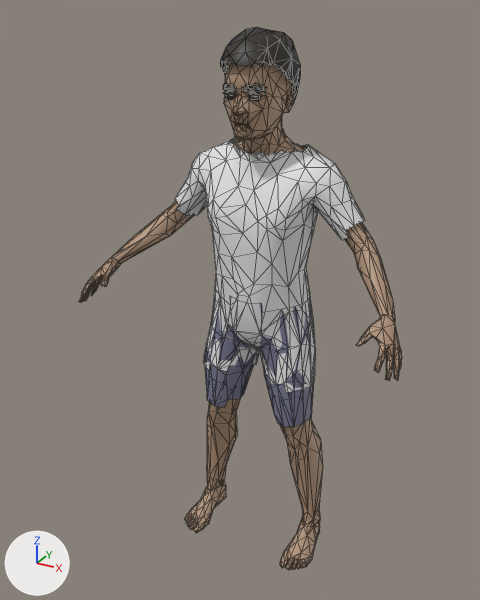
The glTF model godot/assets/humans/vat/child_02.glb: old version first, new version second.
Before and after are seen from a 50 mm camera at (0.717, -1.447, 1.44) aimed at (-0.033, -0.083, 0.758). The lights are fixed; the arrows at lower left show +X, +Y and +Z. The picture after the commit comes second. Mesh edges are drawn as thin lines. Vertices at exactly the same position are counted once.

Before the edit, the objects in view are built like this:
```python
me_base = bpy.data.meshes.new('base')
me_base.from_pydata(...)  # 2302 vertices, 3409 faces; spans x -0.425..0.425, y -0.277..0.089, z -0.001..1.402
# faces by material slot: [2324, 159, 48, 25, 224, 63, 566]
me_base.materials.append(mat_skin)  # beige #b3957c
me_base.materials.append(mat_hair)  # black #272119
me_base.materials.append(mat_eyes)  # white #f3f3f3
me_base.materials.append(mat_lashes)  # black #272727
me_base.materials.append(mat_lower)  # greyish blue #7c7c95
me_base.materials.append(mat_teeth)  # white #f3f1e7
me_base.materials.append(mat_top)  # white #e7e7e7
ob_crowd = bpy.data.objects.new('crowd', me_base)
ob_crowd.location = (0.0, 0.0, 0.0)
```
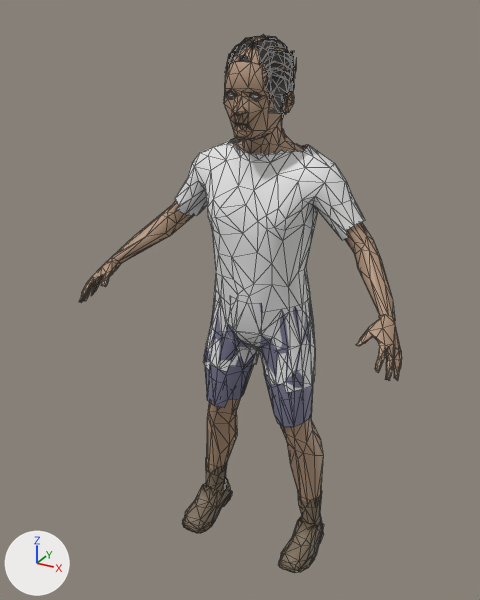
Where the change shows, as pixel boxes [x1, y1, x2, y2] in the pictures (480 x 600 px):
'crowd', reshaped: before [79, 27, 402, 570]; after [79, 34, 402, 573]
part 1 of me_base, rebuilt (21% wider): before [185, 480, 226, 533]; after [182, 478, 232, 533]
part 2 of me_base, rebuilt (10% wider): before [280, 517, 321, 570]; after [279, 517, 324, 573]
part 3 of me_base, rebuilt (12% narrower, 14% taller): before [220, 27, 300, 100]; after [224, 36, 294, 119]
part 4 of me_base, deleted: before [223, 82, 267, 100]
part 5 of me_base, reshaped: before [186, 94, 345, 206]; after [186, 34, 345, 206]
part 6 of me_base, built on: before [207, 345, 323, 527]; after [182, 345, 324, 573]
part 7 of me_base, reshaped: before [81, 258, 121, 298]; after [82, 258, 120, 297]
part 8 of me_base, reshaped: before [361, 314, 400, 378]; after [361, 315, 400, 375]

The change, as a list of edits to the scene's bpy script:
```text
Add mat_shoes:
    mat_shoes = principled_material('shoes')
    mat_shoes.base_color = (0.2, 0.15, 0.1)  # brown #7c6c59
Change me_base:
    used by ob_crowd; location = (0.0, 0.0, 0.0)
    remove me_base.from_pydata(...)  # 2302 vertices, 3409 faces; spans x -0.425..0.425, y -0.277..0.089, z -0.001..1.402
    add me_base.from_pydata(...)  # 2333 vertices, 3294 faces; spans x -0.425..0.425, y -0.277..0.089, z -0.002..1.387
    me_base part 1: the loose piece of 172 vertices spanning x -0.204..-0.126, y -0.162..0.039, z -0.001..0.082 is rebuilt with 73 vertices and now spans x -0.208..-0.118, y -0.165..0.043, z -0.002..0.09, in mat_shoes (brown #7c6c59)
    me_base part 2: the loose piece of 172 vertices spanning x 0.126..0.204, y -0.162..0.039, z -0.001..0.082 is rebuilt with 73 vertices and now spans x 0.118..0.207, y -0.165..0.043, z -0.002..0.09, in mat_shoes (brown #7c6c59)
    me_base part 3: the loose piece of 94 vertices spanning x -0.084..0.084, y -0.154..0.056, z 1.228..1.402 is rebuilt with 74 vertices and now spans x -0.072..0.072, y -0.135..0.043, z 1.186..1.382
    me_base part 4: 8 loose pieces with 80 vertices, spanning x -0.054..0.054, y -0.148..-0.121, z 1.258..1.295, are deleted
    me_base part 5: 30 vertices removed from x -0.218..0.218, y -0.148..0.034, z 0.845..1.272; 283 vertices added at x -0.208..0.208, y -0.145..0.045, z 0.848..1.387
    me_base part 6: 4 vertices moved from x -0.122..0.153, y -0.058..0.038, z 0.164..0.313 to x -0.12..0.164, y -0.041..0.037, z 0.139..0.262; 71 vertices removed from x -0.187..0.187, y -0.087..0.076, z 0.069..0.651; 163 vertices added at x -0.209..0.209, y -0.165..0.071, z -0.002..0.646
    me_base part 7: 15 vertices removed from x -0.425..-0.349, y -0.273..-0.157, z 0.731..0.837; 7 vertices added at x -0.423..-0.349, y -0.269..-0.162, z 0.732..0.832
    me_base part 8: 15 vertices removed from x 0.349..0.425, y -0.273..-0.157, z 0.731..0.837; 7 vertices added at x 0.349..0.423, y -0.269..-0.162, z 0.732..0.832
    remove me_base.materials.append(mat_lashes)  # black #272727
    add me_base.materials.append(mat_shoes)  # brown #7c6c59
```
